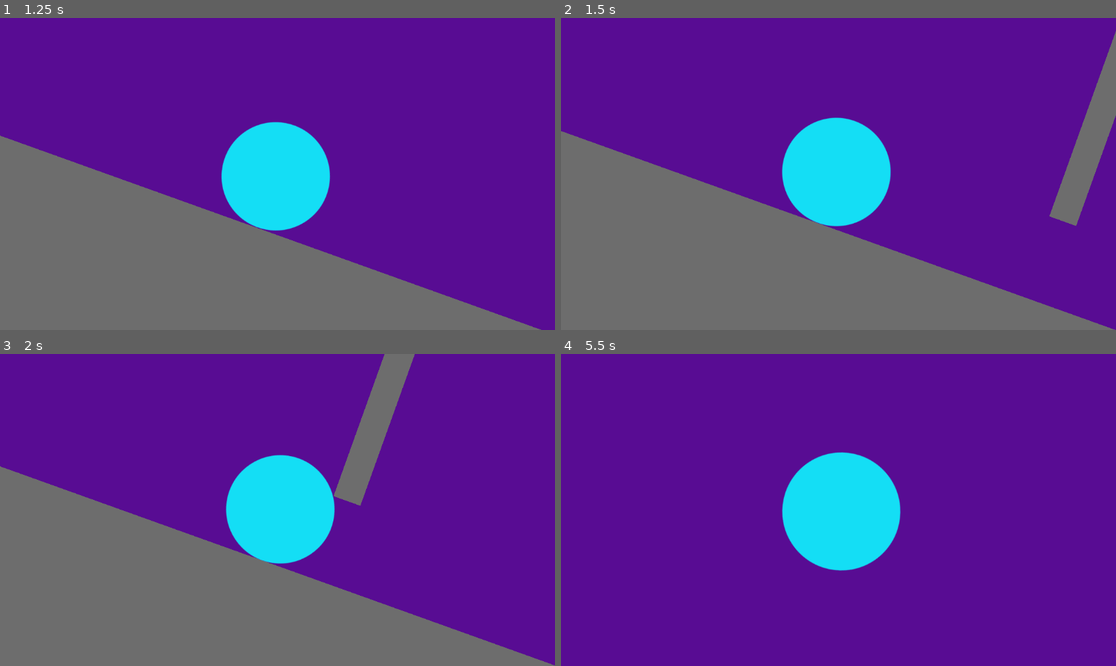
Above: before the commit, frames 1-4 (two rows, left to right).
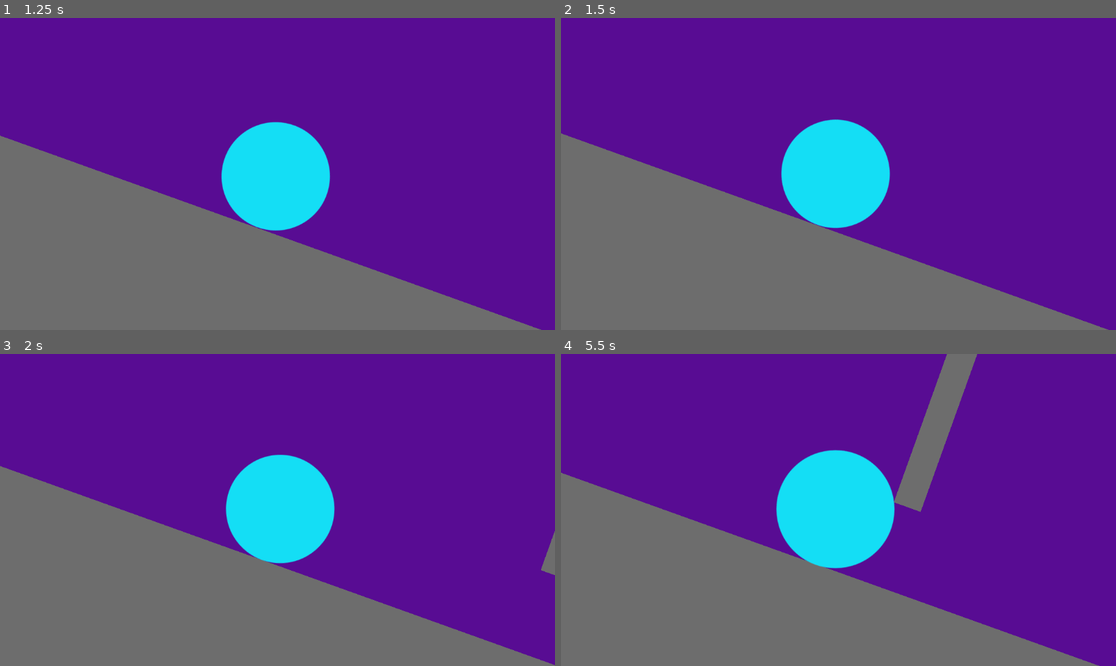
Above: after the commit, the same moments.

Repository: Firoty1/Rolling-Scales
Game: Godot game, scene res://scenes/start_menu.tscn
Two runs of this game, one before a commit and one after it. Both use one fixed random seed, a clock stepped at 60 frames per second and the inputs below.
Inputs:
- Up to frame 1 (1.25 s): click "Start Game" at 0.5 s
- Up to frame 2 (1.5 s): hold Space (turbo) from 1.28 s (still down)
- Up to frame 3 (2 s): keep holding Space (turbo)
- Up to frame 4 (5.5 s): release Space (turbo) at 2.03 s; tap Up (grow) at 2.1, 5.1 s; tap Space (turbo) at 2.3, 3.05, 3.6, 5.3 s; hold Down (shrink) 2.78-3.53 s; hold Space (turbo) 4.28-5.03 s

Frame 1 is identical in both runs. In frame 2, 3.8% of the frame differs, in the area x 0-100%, y 4-100%; in frame 3, 3.1%; in frame 4, 34%, in the area x 0-97%, y 0-100%.

Commit message:
add arrows and update ball

Diff:
--- a/scenes/level_1.tscn
+++ b/scenes/level_1.tscn
@@ -1,11 +1,12 @@
-[gd_scene load_steps=7 format=3 uid="uid://dyhjmba0ephid"]
+[gd_scene load_steps=8 format=3 uid="uid://dyhjmba0ephid"]
 
 [ext_resource type="PackedScene" uid="uid://bxaav1pybxfvx" path="res://scenes/wall_or_floor.tscn" id="1_qpvug"]
 [ext_resource type="PackedScene" uid="uid://cfu4xxf753ecx" path="res://scenes/spring.tscn" id="2_omo32"]
 [ext_resource type="PackedScene" uid="uid://ctwchxsj2ndyr" path="res://scenes/spike.tscn" id="3_0882r"]
 [ext_resource type="PackedScene" uid="uid://bnhexur0ry2ny" path="res://scenes/ball.tscn" id="4_ttb3u"]
-[ext_resource type="PackedScene" uid="uid://dhjmjxj2p4jv5" path="res://scenes/ramp.tscn" id="5_1tflr"]
-[ext_resource type="PackedScene" uid="uid://bpj0v675n64cq" path="res://scenes/level_end.tscn" id="6_kb1e0"]
+[ext_resource type="PackedScene" path="res://scenes/ramp.tscn" id="5_1tflr"]
+[ext_resource type="PackedScene" path="res://scenes/level_end.tscn" id="6_kb1e0"]
+[ext_resource type="PackedScene" uid="uid://cfbl7watl7plf" path="res://scenes/turbo_arrow.tscn" id="7_yl3vn"]
 
 [node name="Level 1" type="Node2D"]
 
@@ -116,3 +117,9 @@
 
 [node name="LevelEnd" parent="." instance=ExtResource("6_kb1e0")]
 position = Vector2(18437, 3717)
+
+[node name="TurboArrow" parent="." instance=ExtResource("7_yl3vn")]
+position = Vector2(15910, 5201)
+
+[node name="TurboArrow2" parent="." instance=ExtResource("7_yl3vn")]
+position = Vector2(14839, 5202)
--- a/scripts/ball.gd
+++ b/scripts/ball.gd
@@ -1,4 +1,7 @@
 extends RigidBody2D
+
+class_name Player
+
 var size = 0
 
 @onready var sprite_2d = $Sprite2D
@@ -26,9 +29,10 @@
 
 			size = size + 1
 
-		if event.is_action_pressed("turbo"):
-			var movement_direction = self.linear_velocity.normalized()
-			apply_central_impulse(movement_direction * 2500)
+func activateTurbo():
+	var movement_direction = self.linear_velocity.normalized()
+	apply_central_impulse(movement_direction * 2500)
+
 
 func SpikeHit():
 	print('SPIKE HIT')
--- a/scripts/spring.gd
+++ b/scripts/spring.gd
@@ -1,6 +1,4 @@
 extends Node2D
-
-
 
 func _on_collision_shape_2d_body_entered(body):
 	body.HitSpring()
